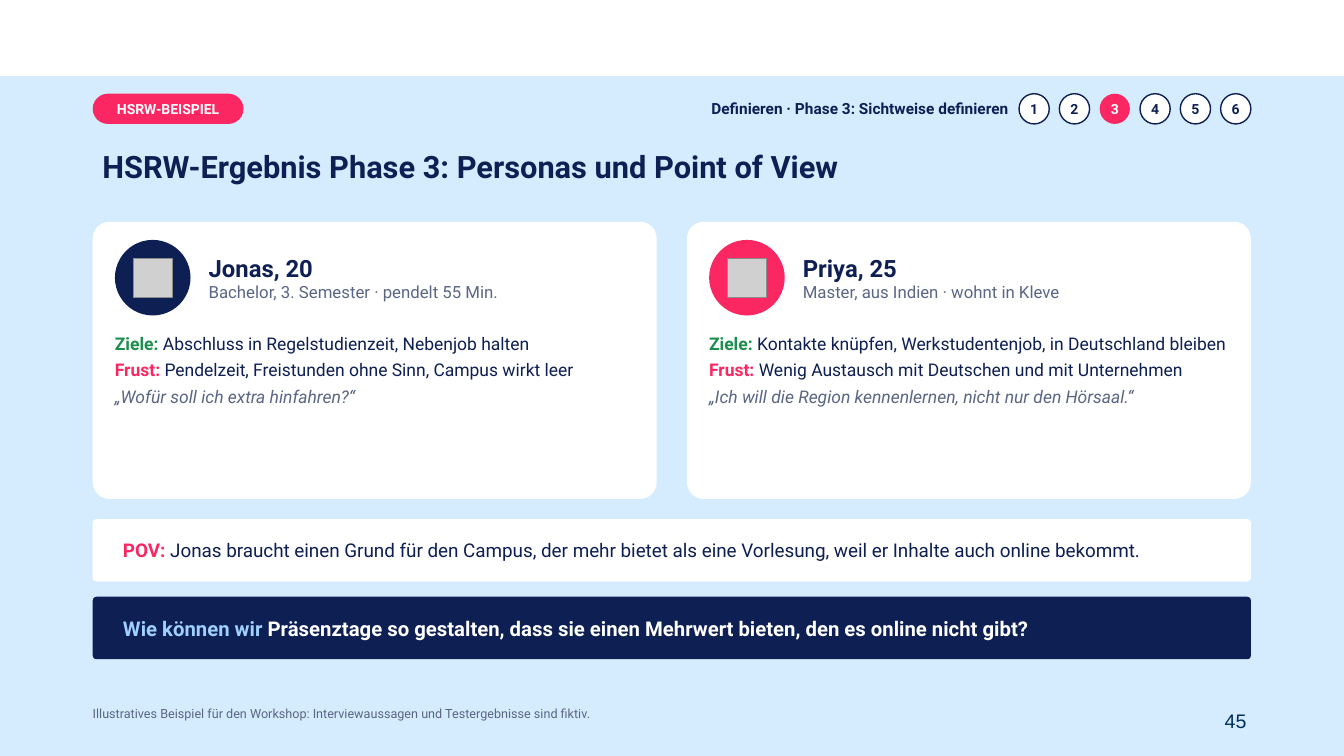
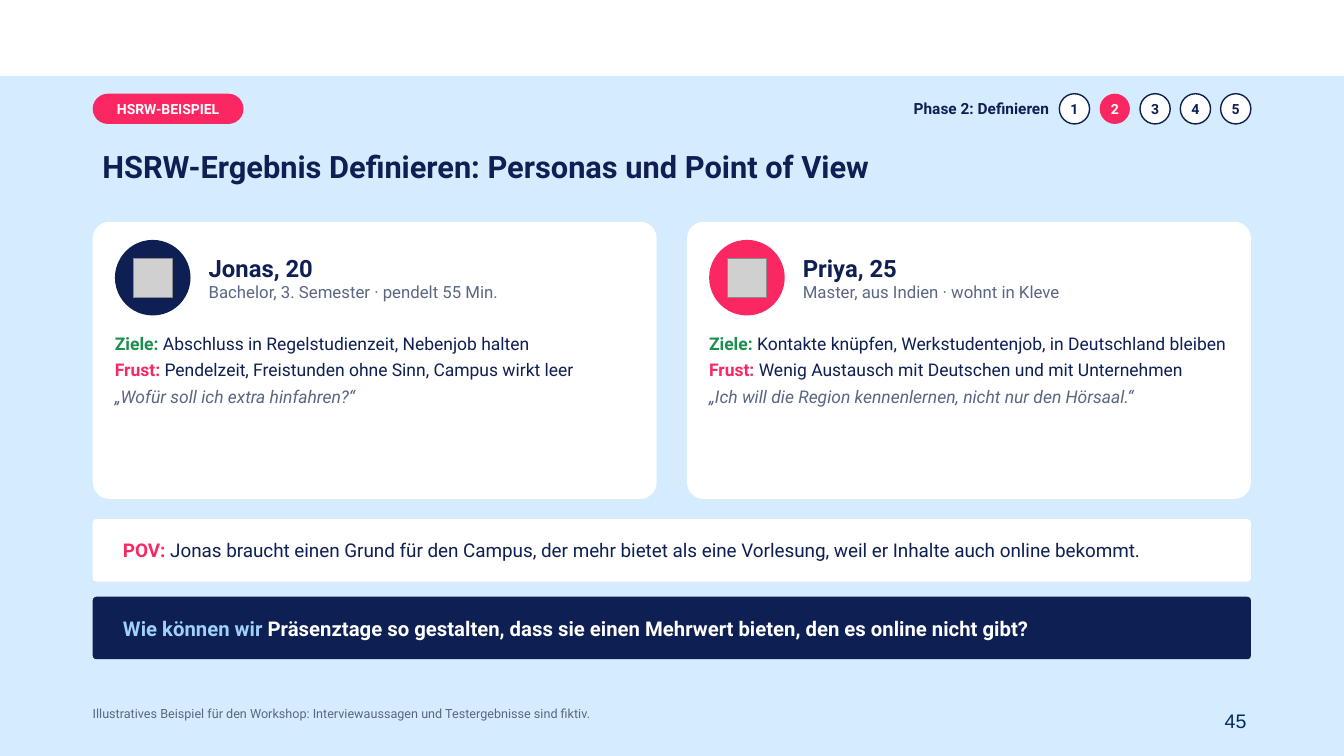
Before and after one commit to nina-nue/NKN, a slide deck: slide 45 of workshop-ki-fuer-kmu/KI-INNOVATION_Teil1_2026-11-03.pptx. Drawn at 1344x756 pixels with LibreOffice and Linux fonts; fonts in the diff are those of the drawing; grey boxes stand for pictures; background and template pictures are left out. Boxes give left, top, right and bottom in pixels: in the first picture for what was removed or moved away, otherwise in the second. Text is boxed around its words. In the diff, an @@ line names an element or a change of style, - is before the commit and + after.

```diff
--- a/workshop-ki-fuer-kmu/KI-INNOVATION_Teil1_2026-11-03.pptx
+++ b/workshop-ki-fuer-kmu/KI-INNOVATION_Teil1_2026-11-03.pptx
@@ text at (914,102,1049,114): text changed @@
-Definieren · Phase 3: Sichtweise definieren
+Phase 2: Definieren
@@ ellipse "2" at (1100,94,1130,124): text colour #0E1F53 to #FFFFFF; fill #FFFFFF to #FB2762; outline #0E1F53 1 pt to none @@
@@ ellipse "3" at (1140,94,1171,124): text colour #FFFFFF to #0E1F53; fill #FB2762 to #FFFFFF; outline none to #0E1F53 1 pt @@
@@ 5 ellipses: place and size @@
-5 ellipses at (1019,94,1211,124)
+5 ellipses at (1060,94,1251,124)
@@ text at (102,154,868,185): text changed @@
-HSRW-Ergebnis Phase 3: Personas und Point of View
+HSRW-Ergebnis Definieren: Personas und Point of View
```
Also in this commit, not shown: 36 other slides changed, 3 other files.
